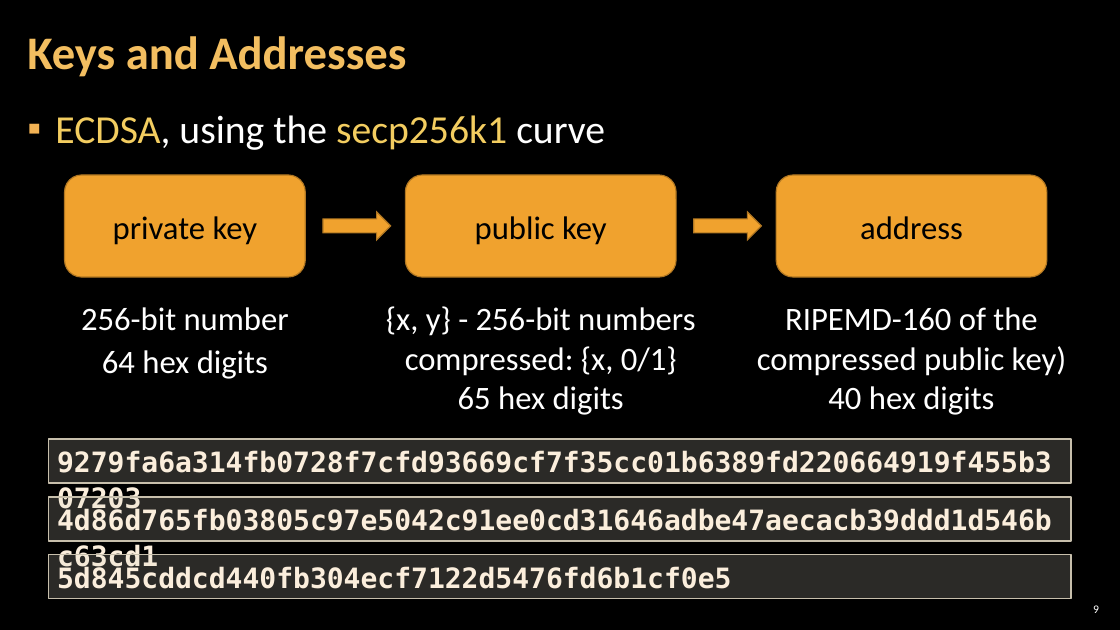
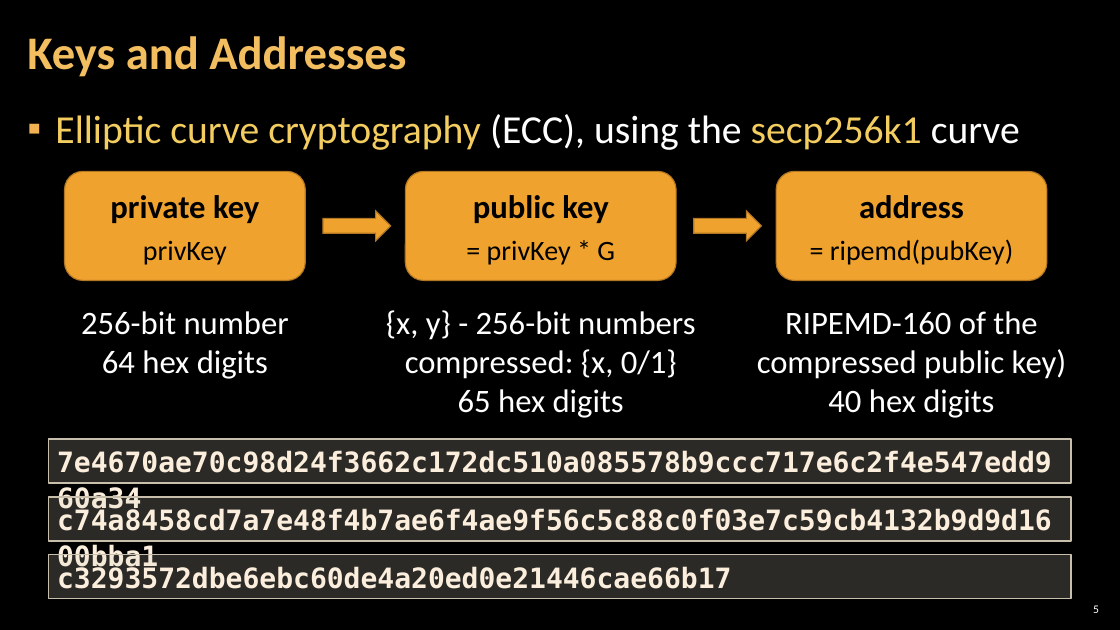
Before and after one commit to MrPIvanov/SoftUni, a slide deck: slide 5 of Bonus Courses/01-Blockchain Dev Camp/06-REVIEW OF THE WEEK #1/4. Build-a-Blockchain.pptx (slide 9 before the commit). Drawn at 1120x630 pixels with LibreOffice and Linux fonts; fonts in the diff are those of the drawing; background and template pictures are left out. Boxes give left, top, right and bottom in pixels: in the first picture for what was removed or moved away, otherwise in the second. Text is boxed around its words. In the diff, an @@ line names an element or a change of style, - is before the commit and + after.

```diff
--- a/Bonus Courses/01-Blockchain Dev Camp/06-REVIEW OF THE WEEK #1/4. Build-a-Blockchain.pptx
+++ b/Bonus Courses/01-Blockchain Dev Camp/06-REVIEW OF THE WEEK #1/4. Build-a-Blockchain.pptx
@@ text at <box>55,114,1020,150</box>: text changed @@
-▪ ECDSA, using the secp256k1 curve
+▪ Elliptic curve cryptography (ECC), using the secp256k1 curve
@@ rounded rectangle "private key": place and size @@
-rounded rectangle "private key" at <box>65,175,306,276</box>
+rounded rectangle "private key" at <box>65,171,306,281</box>
@@ rounded rectangle "public key": place and size @@
-rounded rectangle "public key" at <box>405,175,676,276</box>
+rounded rectangle "public key" at <box>405,171,676,281</box>
@@ rounded rectangle "address": place and size @@
-rounded rectangle "address" at <box>776,175,1047,276</box>
+rounded rectangle "address" at <box>776,171,1047,281</box>
@@ text in rounded rectangle at <box>110,195,259,223</box>: bold on in "private key"; more space between paragraphs @@
@@ text in rounded rectangle at <box>473,195,608,223</box>: bold on in "public key" @@
@@ text in rounded rectangle at <box>859,195,964,219</box>: bold on in "address"; more space between paragraphs @@
@@ text in rounded rectangle at <box>830,239,1013,265</box>: paragraph added @@
+= ripemd(pubKey)
@@ text in rounded rectangle at <box>143,240,227,265</box>: paragraph added @@
+privKey
@@ text in rounded rectangle at <box>487,240,615,265</box>: paragraph added @@
+= privKey * G
@@ text "{x, y} - 256-bit numbers": place and size @@
-text "{x, y} - 256-bit numbers" at <box>386,306,695,415</box>
+text "{x, y} - 256-bit numbers" at <box>386,310,695,418</box>
@@ text "RIPEMD-160 of the compressed public ...": place and size @@
-text "RIPEMD-160 of the compressed public ..." at <box>757,307,1067,415</box>
+text "RIPEMD-160 of the compressed public ..." at <box>757,311,1067,418</box>
@@ text in rectangle at <box>49,439,1071,484</box>: text changed @@
-9279fa6a314fb0728f7cfd93669cf7f35cc01b6389fd220664919f455b307203
+7e4670ae70c98d24f3662c172dc510a085578b9ccc717e6c2f4e547edd960a34
@@ text in rectangle at <box>49,497,1071,542</box>: text changed @@
-4d86d765fb03805c97e5042c91ee0cd31646adbe47aecacb39ddd1d546bc63cd1
+c74a8458cd7a7e48f4b7ae6f4ae9f56c5c88c0f03e7c59cb4132b9d9d1600bba1
@@ text in rectangle at <box>57,565,731,589</box>: text changed @@
-5d845cddcd440fb304ecf7122d5476fd6b1cf0e5
+c3293572dbe6ebc60de4a20ed0e21446cae66b17
@@ page number at <box>1093,605,1099,613</box>: text changed @@
-9
+5
```
Also in this commit, not shown: 10 other slides changed, 10 slides added, 3 slides removed, 34 other files.
